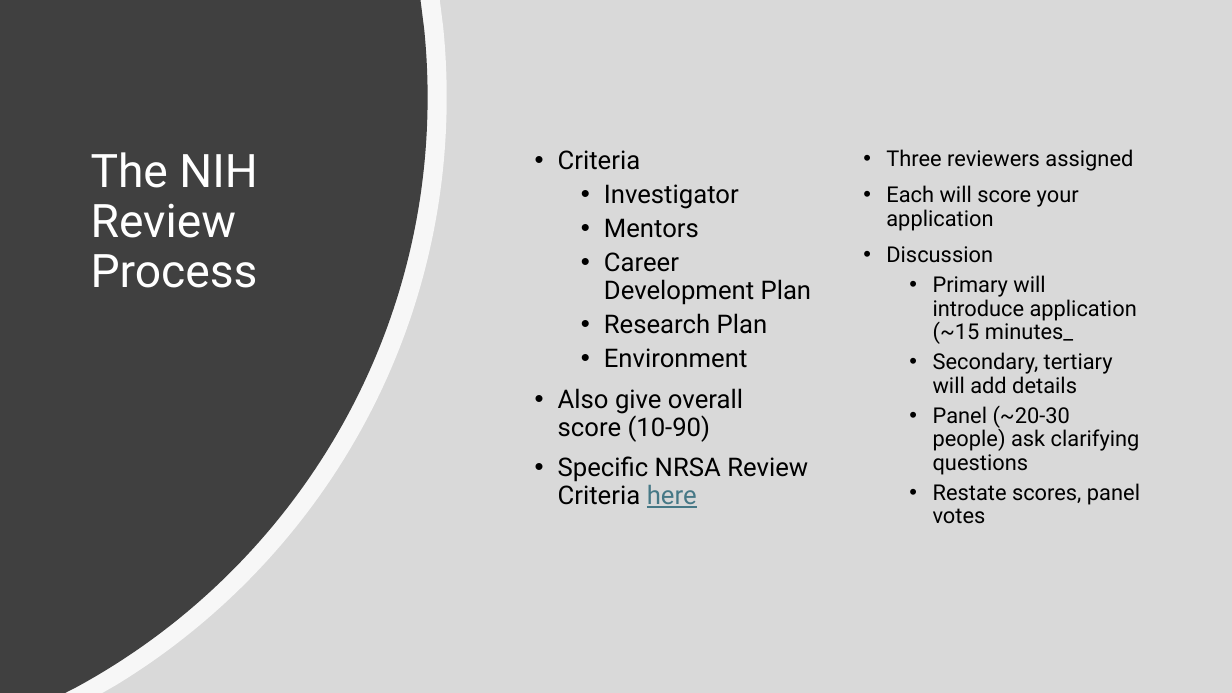
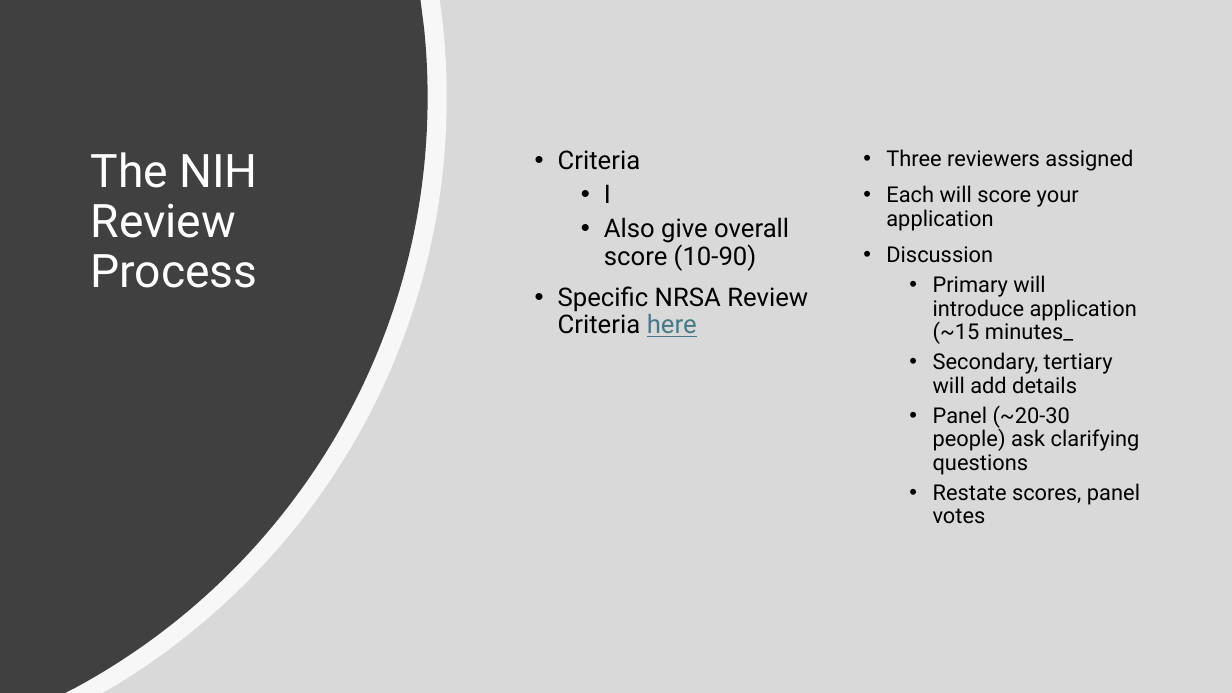
Before and after one commit to BridgesLab/FellowshipWorkshopDocuments, a slide deck: slide 10 of Documents/Slides/Orientation.pptx. Drawn at 1232x693 pixels with LibreOffice and Linux fonts; fonts in the diff are those of the drawing. Boxes give left, top, right and bottom in pixels: in the first picture for what was removed or moved away, otherwise in the second. Text is boxed around its words. In the diff, an @@ line names an element or a change of style, - is before the commit and + after.

```diff
--- a/Documents/Slides/Orientation.pptx
+++ b/Documents/Slides/Orientation.pptx
@@ text at (x1=604, y1=184, x2=611, y2=203): text changed @@
-  • Investigator
-  • Mentors
-  • Career Development Plan
-  • Research Plan
-  • Environment
+  • I
@@ text at (x1=604, y1=217, x2=789, y2=271): list level 1 to 2 in "Also give overall score (10-90)" @@
```
Also in this commit, not shown: 7 other slides changed, 2 slides removed, 2 other files.
